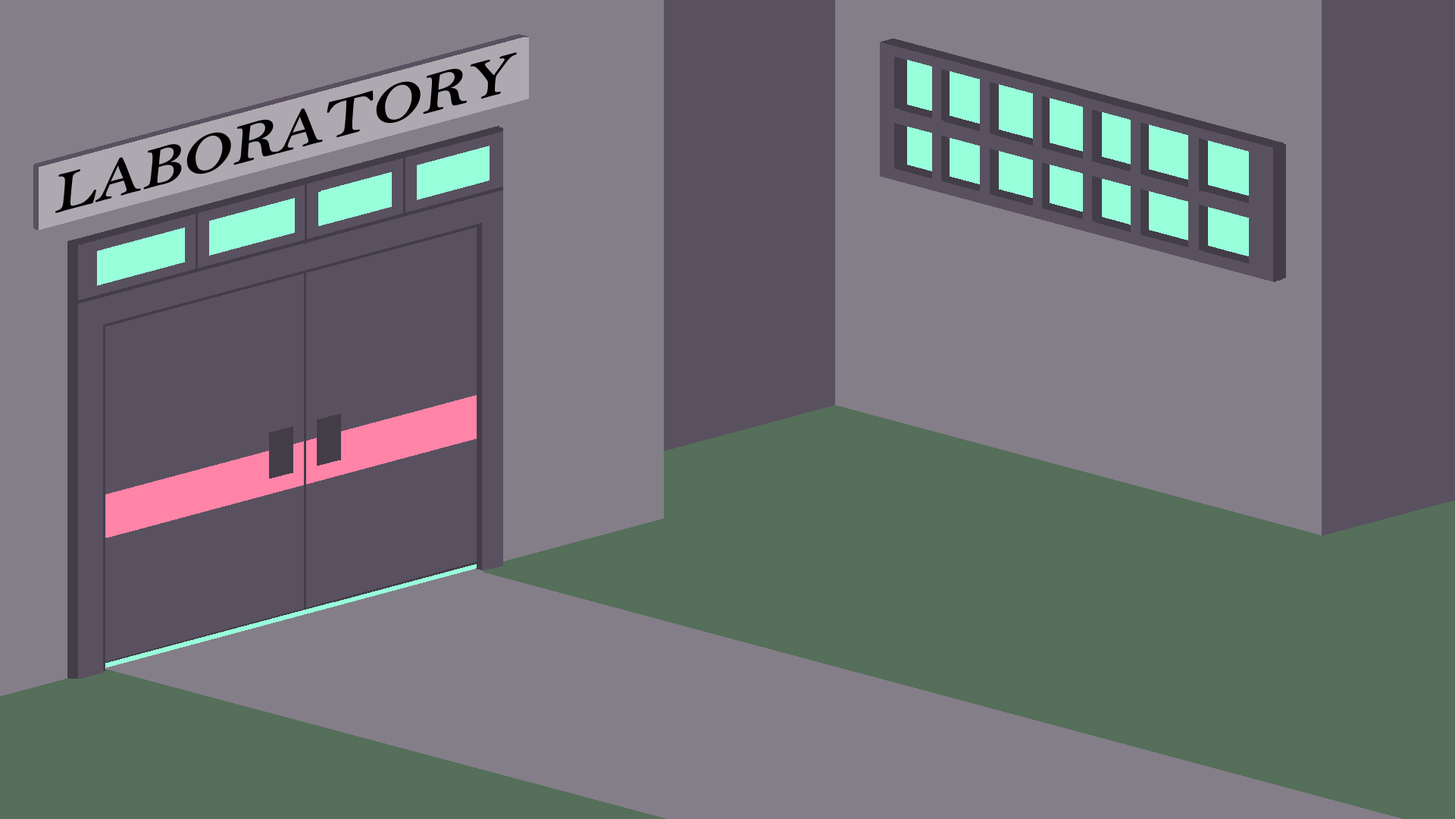
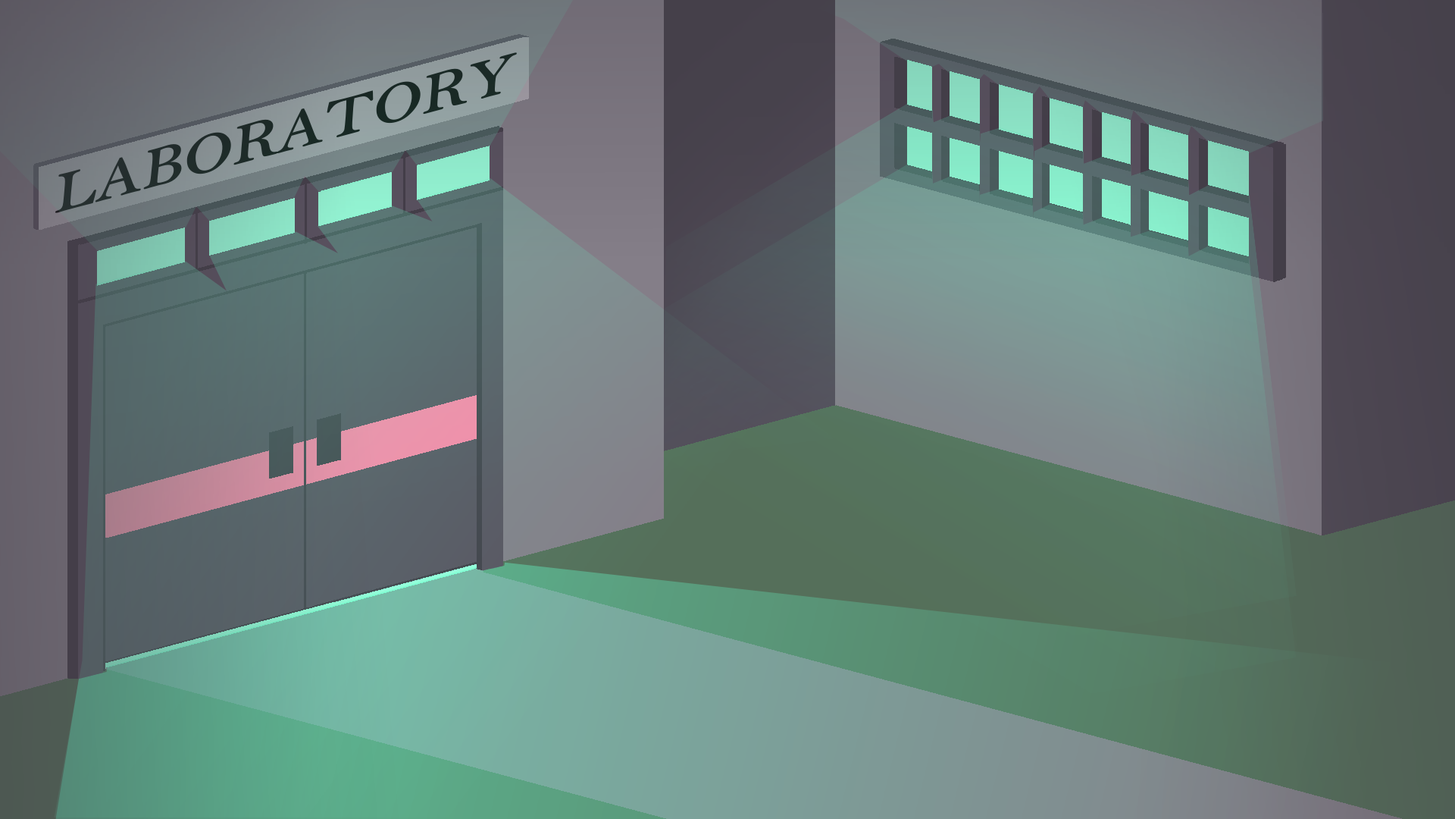
Layers edited between the first and the second w=1455, h=819 image:
showed "shadow 3" over (0, 0, 1455, 819)
showed "shadow 2" over (630, 0, 874, 486)
showed "shadow 1" over (1309, 0, 1455, 583)
showed "light 6" over (776, 0, 1359, 195)
showed "light 5" over (0, 0, 583, 292)
showed "light 4" over (630, 48, 1359, 819)
showed "light 3" over (630, 145, 1310, 777)
showed "light 2" over (0, 144, 1164, 819)
showed "light 1" over (0, 533, 1455, 819)
